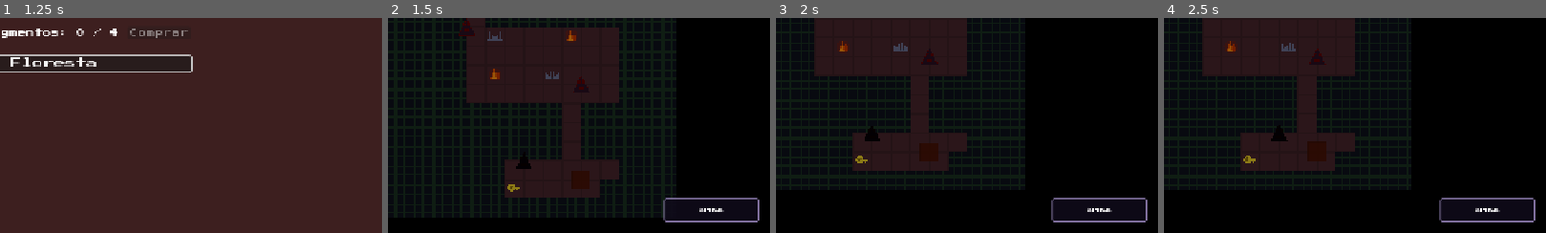
Above: before the commit, frames 1-4 (left to right).
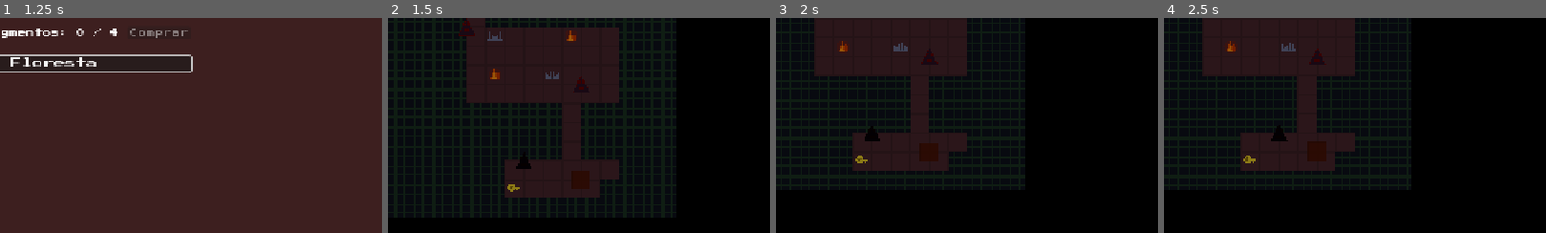
Above: after the commit, the same moments.

Repository: baltazarparra/darkgrid
Game: Godot game, scene res://scenes/ui/main_menu.tscn
Same seed, same stepped clock (60 frames per second), same inputs: the game is played once before the commit and once after it.
Inputs (mouse positions are % of the whole screen's width and height, from its top left):
- Up to frame 1 (1.25 s): click "Iniciar" at 0.5 s
- Up to frame 2 (1.5 s): click "Entrar na Floresta" at 1.25 s
- Up to frame 3 (2 s): no input
- Up to frame 4 (2.5 s): tap Enter (ui_accept) at 2 s; move the mouse to (72, 45) at 2.02 s; hold Right (ui_right) from 2.03 s (still down); hold Enter (ui_accept) from 2.03 s (still down); click (72, 45) at 2.17 s
The pictures show only the part of the screen within x 50-100%, y 50-100%; the shares and areas given below are measured in that part.

Frame 1 is identical in both runs. In frame 2, 0.6% of the frame differs, in the area x 72-98%, y 83-96%; in frame 3, 0.6%; in frame 4, 0.6%.

Commit message:
feat(combat): remapear teclas de timing para setas direcionais
- Defesa: ↓ (ui_down)
- Ataque simples / 1º hit duplo: ↑ (ui_up)
- 2º hit duplo: → (ui_right)
- Boss especial (ataque roxo): sequência →←→← (ui_right/ui_left)
- TimingBubble desenha seta direcional durante a janela vulnerável
- ControlsHud remove botão SPACE (não mais usado no combate)

Co-Authored-By: Claude Sonnet 4.6 <noreply@anthropic.com>

Diff:
--- a/scripts/arena/arena_manager.gd
+++ b/scripts/arena/arena_manager.gd
@@ -22,6 +22,7 @@
 var _last_boss_bubble_pos: Vector2 = Vector2(-999.0, -999.0)
 var _first_bubble_pos: Vector2 = Vector2.ZERO
 var _is_double_attack: bool = false
+var _boss_special_hit_index: int = 0
 
 func _ready() -> void:
 	_timing_system = $TimingSystem
@@ -87,7 +88,8 @@
 		_first_bubble_pos,
 		Constants.TIMING_WINDOW_ATTACK,
 		Constants.TIMING_PERFECT_START,
-		Constants.TIMING_PERFECT_END
+		Constants.TIMING_PERFECT_END,
+		false, Color.TRANSPARENT, "up"
 	)
 	if _is_double_attack:
 		var total: float = Constants.TIMING_DOUBLE_INTERVAL + Constants.TIMING_WINDOW_ATTACK
@@ -95,7 +97,7 @@
 		var p1e: float = Constants.TIMING_PERFECT_END * Constants.TIMING_WINDOW_ATTACK / total
 		var p2s: float = (Constants.TIMING_DOUBLE_INTERVAL + Constants.TIMING_PERFECT_START * Constants.TIMING_WINDOW_ATTACK) / total
 		var p2e: float = (Constants.TIMING_DOUBLE_INTERVAL + Constants.TIMING_PERFECT_END * Constants.TIMING_WINDOW_ATTACK) / total
-		_timing_system.open_window(total, p1s, p1e, true, p2s, p2e)
+		_timing_system.open_window(total, p1s, p1e, true, p2s, p2e, "ui_up", "ui_right")
 		_timing_system.timing_first_hit.connect(_on_double_first_hit)
 		_timing_system.timing_result.connect(_on_double_final_result)
 		get_tree().create_timer(Constants.TIMING_DOUBLE_INTERVAL).timeout.connect(_spawn_second_bubble)
@@ -103,7 +105,8 @@
 		_timing_system.open_window(
 			Constants.TIMING_WINDOW_ATTACK,
 			Constants.TIMING_PERFECT_START,
-			Constants.TIMING_PERFECT_END
+			Constants.TIMING_PERFECT_END,
+			false, 0.0, 0.0, "ui_up"
 		)
 		_timing_system.timing_result.connect(_on_attack_timing_result)
 
@@ -116,7 +119,8 @@
 		_first_bubble_pos + Vector2(cos(angle) * dist, sin(angle) * dist),
 		Constants.TIMING_WINDOW_ATTACK,
 		Constants.TIMING_PERFECT_START,
-		Constants.TIMING_PERFECT_END
+		Constants.TIMING_PERFECT_END,
+		false, Color.TRANSPARENT, "right"
 	)
 
 func _on_double_first_hit() -> void:
@@ -169,6 +173,7 @@
 func _start_enemy_turn() -> void:
 	if not _both_alive():
 		return
+	_boss_special_hit_index = 0
 	_last_boss_bubble_pos = Vector2(-999.0, -999.0)
 	_active_enemy_pattern = _enemy.get_attack_pattern()
 	_enemy.state_machine.start_pattern(_active_enemy_pattern)
@@ -181,10 +186,22 @@
 		_timing_system.timing_result.disconnect(_on_defense_timing_result)
 	_timing_system.timing_result.connect(_on_defense_timing_result)
 	var is_special: bool = _active_enemy_pattern.is_special
+	var action: String
+	var hint: String
+	if is_special:
+		var seq := ["ui_right", "ui_left", "ui_right", "ui_left"]
+		var hint_seq := ["right", "left", "right", "left"]
+		var idx := clampi(_boss_special_hit_index, 0, seq.size() - 1)
+		action = seq[idx]
+		hint = hint_seq[idx]
+		_boss_special_hit_index += 1
+	else:
+		action = "ui_down"
+		hint = "down"
 	var bubble_pos: Vector2 = _boss_spread_pos() if is_special else _caipora.position + Vector2(0, -70)
 	var vuln: Color = BOSS_BUBBLE_COLOR if is_special else Color.TRANSPARENT
-	_timing_bubble.show_bubble(bubble_pos, window, Constants.TIMING_PERFECT_START, Constants.TIMING_PERFECT_END, true, vuln)
-	_timing_system.open_window(window, Constants.TIMING_PERFECT_START, Constants.TIMING_PERFECT_END)
+	_timing_bubble.show_bubble(bubble_pos, window, Constants.TIMING_PERFECT_START, Constants.TIMING_PERFECT_END, true, vuln, hint)
+	_timing_system.open_window(window, Constants.TIMING_PERFECT_START, Constants.TIMING_PERFECT_END, false, 0.0, 0.0, action)
 
 func _on_defense_timing_result(result: TimingSystem.TimingResult) -> void:
 	_timing_system.timing_result.disconnect(_on_defense_timing_result)
--- a/scripts/systems/timing_system.gd
+++ b/scripts/systems/timing_system.gd
@@ -17,9 +17,11 @@
 var _perfect_end_2: float = 0.65
 var _double_mode: bool = false
 var _first_hit_done: bool = false
+var _expected_action: String = "ui_up"
+var _expected_action_2: String = "ui_right"
 
 # ─── Public API ────────────────────────────────────
-func open_window(duration: float = 1.5, perfect_start: float = 0.35, perfect_end: float = 0.65, double: bool = false, perfect_start_2: float = 0.0, perfect_end_2: float = 0.0) -> void:
+func open_window(duration: float = 1.5, perfect_start: float = 0.35, perfect_end: float = 0.65, double: bool = false, perfect_start_2: float = 0.0, perfect_end_2: float = 0.0, action: String = "ui_up", action_2: String = "ui_right") -> void:
 	_is_window_open = true
 	_window_duration = duration
 	_perfect_start = perfect_start
@@ -29,6 +31,8 @@
 	_double_mode = double
 	_first_hit_done = false
 	_window_progress = 0.0
+	_expected_action = action
+	_expected_action_2 = action_2
 
 func close_window() -> void:
 	_is_window_open = false
@@ -48,7 +52,8 @@
 func _input(event: InputEvent) -> void:
 	if not _is_window_open:
 		return
-	if event.is_action_pressed("ui_accept"):
+	var action := _expected_action_2 if (_double_mode and _first_hit_done) else _expected_action
+	if event.is_action_pressed(action):
 		_evaluate_timing()
 
 # ─── Private helpers ───────────────────────────────
--- a/scripts/ui/controls_hud.gd
+++ b/scripts/ui/controls_hud.gd
@@ -5,7 +5,6 @@
 const SW: float = 1280.0
 const SH: float = 720.0
 const KEY_SZ: float = 40.0
-const SPACE_W: float = 160.0
 const GAP: float = 4.0
 const MARGIN: float = 18.0
 
@@ -28,8 +27,6 @@
 	_key(root, "↓", cx - KEY_SZ * 0.5,          y2)
 	_key(root, "→", cx + KEY_SZ * 0.5 + GAP,    y2)
 
-	# Barra de espaço — direita inferior
-	_key(root, "SPACE", SW - MARGIN - SPACE_W, y2, SPACE_W)
 
 # ─── Private helpers ───────────────────────────────
 func _key(parent: Control, label: String, x: float, y: float, w: float = KEY_SZ) -> void:
--- a/scripts/ui/timing_bubble.gd
+++ b/scripts/ui/timing_bubble.gd
@@ -24,6 +24,7 @@
 var _burst_timer: float = -1.0
 var _defense_mode: bool = false
 var _vuln_color: Color = Color.TRANSPARENT
+var _key_hint: String = "up"
 
 # ─── Lifecycle ─────────────────────────────────────
 func _ready() -> void:
@@ -86,9 +87,22 @@
 		return
 	draw_circle(Vector2.ZERO, _radius, _color)
 	draw_arc(Vector2.ZERO, _radius, 0.0, TAU, 32, Color(1, 1, 1, _color.a * 0.4), 1.5)
+	if _phase == PHASE_VULNERABLE:
+		_draw_arrow(_key_hint)
+
+# ─── Private helpers ───────────────────────────────
+func _draw_arrow(dir: String) -> void:
+	var s := 10.0
+	var pts: PackedVector2Array
+	match dir:
+		"up":    pts = [Vector2(0, -s), Vector2(-s * .6, s * .4), Vector2(s * .6, s * .4)]
+		"down":  pts = [Vector2(0,  s), Vector2(-s * .6,-s * .4), Vector2(s * .6,-s * .4)]
+		"left":  pts = [Vector2(-s, 0), Vector2(s * .4,-s * .6), Vector2(s * .4, s * .6)]
+		"right": pts = [Vector2( s, 0), Vector2(-s * .4,-s * .6), Vector2(-s * .4, s * .6)]
+	draw_polygon(pts, [Color(1, 1, 1, 0.9)])
 
 # ─── Public API ────────────────────────────────────
-func show_bubble(world_pos: Vector2, duration: float, perfect_start: float, perfect_end: float, defense: bool = false, vuln_color: Color = Color.TRANSPARENT) -> void:
+func show_bubble(world_pos: Vector2, duration: float, perfect_start: float, perfect_end: float, defense: bool = false, vuln_color: Color = Color.TRANSPARENT, key_hint: String = "up") -> void:
 	_duration = duration
 	_perfect_start = perfect_start
 	_perfect_end = perfect_end
@@ -97,6 +111,7 @@
 	_burst_timer = -1.0
 	_defense_mode = defense
 	_vuln_color = vuln_color
+	_key_hint = key_hint
 	_radius = RADIUS_MIN
 	_color = Color(1, 1, 1, 0.2)
 	position = world_pos
